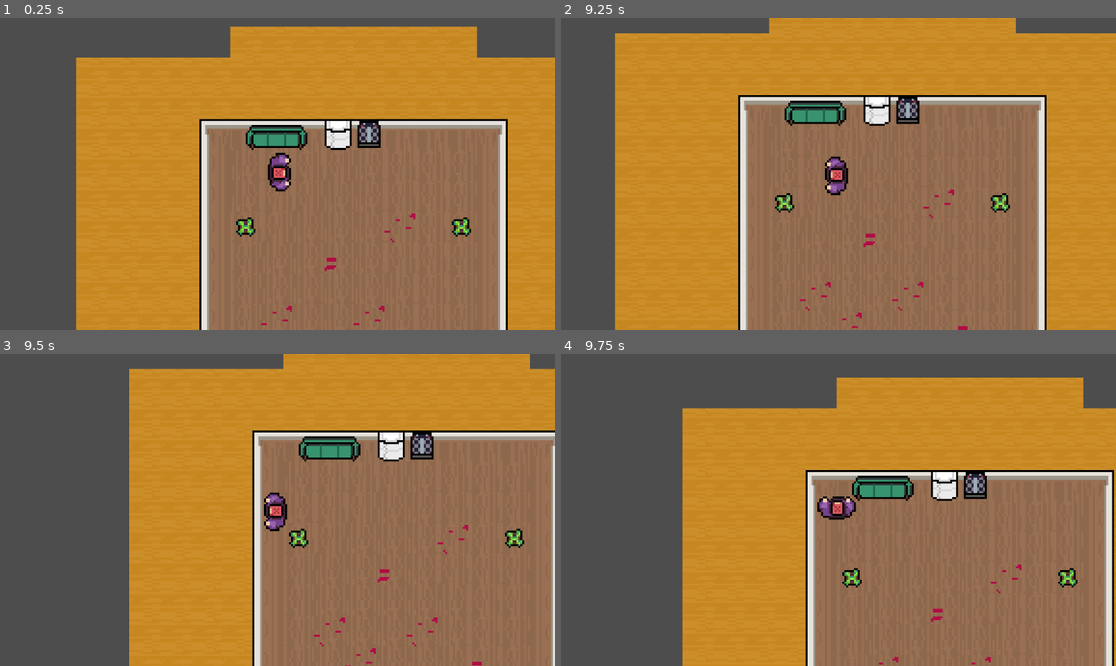
Above: before the commit, frames 1-4 (two rows, left to right).
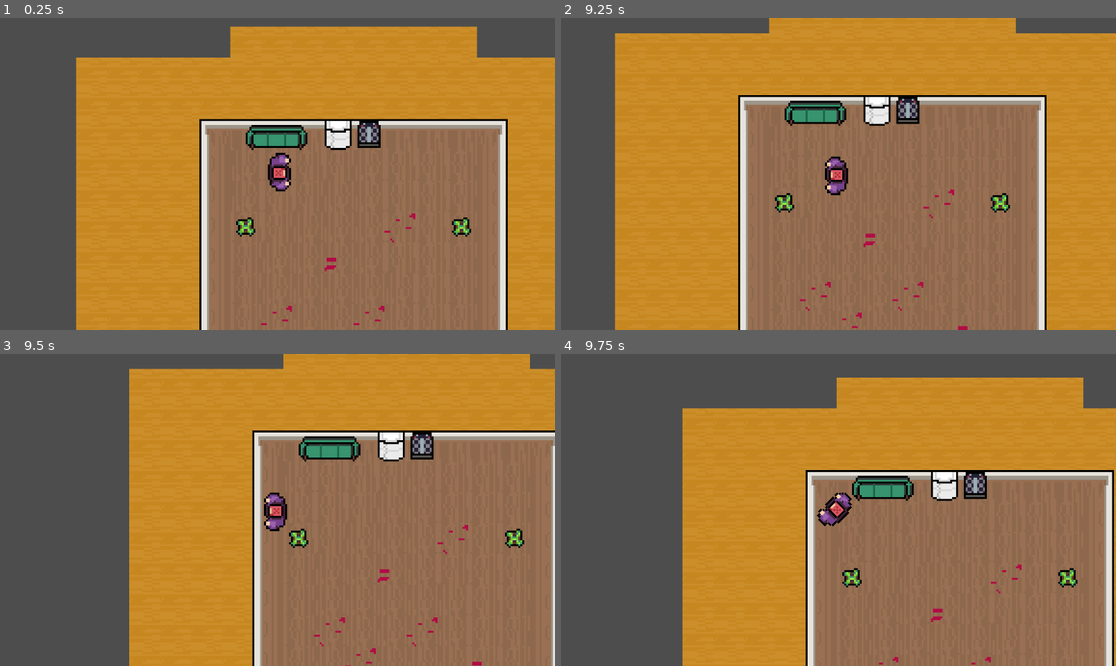
Above: after the commit, the same moments.

Repository: Techno857/Goons
Game: Godot game, scene res://World/world.tscn
Same seed, same stepped clock (60 frames per second), same inputs: the game is played once before the commit and once after it.
Inputs:
- Up to frame 1 (0.25 s): no input
- Up to frame 2 (9.25 s): tap Enter at 0.5, 2.75, 4.25 s; hold Right (ui_right) 0.53-1.28 s; hold Down (ui_down) 1.28-2.03 s; tap Space at 2, 3.5, 5 s; hold Right (ui_right) 2.03-2.78 s; hold Up (ui_up) 2.78-3.53 s; hold Left (ui_left) 3.53-5.03 s; hold Down (ui_down) 5.03-5.78 s; hold Right (ui_right) 5.78-6.53 s; hold Up (ui_up) 6.53-7.28 s; hold Right (ui_right) 7.28-8.03 s; hold Down (ui_down) 8.03-8.78 s; hold Left (ui_left) from 8.78 s (still down)
- Up to frame 3 (9.5 s): keep holding Left (ui_left)
- Up to frame 4 (9.75 s): release Left (ui_left) at 9.53 s; hold Up (ui_up) from 9.53 s (still down)

Frames 1-3 are identical in both runs. In frame 4, 0.4% of the frame differs, in the area x 46-54%, y 44-56%.

Commit message:
Functioning doors

Diff:
--- a/Goon/goon.gd
+++ b/Goon/goon.gd
@@ -32,3 +32,7 @@
 	handleInput()
 	move_and_slide()
 	updateAnimation()
+
+func _on_hurt_box_area_entered(area):
+	if area.has_method("openDoor") && area.doorClosed:
+		area.openDoor()
--- a/Goon/goon.tscn
+++ b/Goon/goon.tscn
@@ -271,11 +271,14 @@
 radius = 7.0
 height = 22.0
 
+[sub_resource type="CapsuleShape2D" id="CapsuleShape2D_536x8"]
+radius = 8.0
+height = 22.0
+
 [node name="Goon" type="CharacterBody2D"]
 texture_filter = 1
 rotation = 1.5708
 script = ExtResource("1_k2qhm")
-speed = null
 
 [node name="Sprite2D" type="Sprite2D" parent="."]
 texture = ExtResource("2_swr1l")
@@ -289,3 +292,11 @@
 [node name="CollisionShape2D" type="CollisionShape2D" parent="."]
 position = Vector2(0.999996, -1)
 shape = SubResource("CapsuleShape2D_ys4p4")
+
+[node name="hurtBox" type="Area2D" parent="."]
+position = Vector2(0.999996, -1)
+
+[node name="DoorCollider" type="CollisionShape2D" parent="hurtBox"]
+shape = SubResource("CapsuleShape2D_536x8")
+
+[connection signal="area_entered" from="hurtBox" to="." method="_on_hurt_box_area_entered"]
--- a/World/frontdoor.gd
+++ b/World/frontdoor.gd
@@ -1,6 +1,8 @@
 extends Area2D
 
-@onready var tilemap = $"TileMap"
+@onready var tilemap = $"../TileMap"
+@onready var doorClosed = true
 
 func openDoor():
-	tilemap.set_layer_enabled(3, false)
+	doorClosed = false
+	tilemap.set_layer_enabled(2, false)
--- a/World/world.tscn
+++ b/World/world.tscn
@@ -1301,7 +1301,7 @@
 sources/13 = SubResource("TileSetAtlasSource_rtrso")
 
 [sub_resource type="RectangleShape2D" id="RectangleShape2D_8pwcb"]
-size = Vector2(29, 36)
+size = Vector2(24, 7)
 
 [node name="World" type="Node2D"]
 
@@ -1326,15 +1326,15 @@
 layer_2/z_index = 0
 layer_2/tile_data = PackedInt32Array(589827, 10, 196608, 589826, 10, 131072)
 
-[node name="Door" type="Area2D" parent="TileMap"]
-script = ExtResource("10_pftlj")
-
-[node name="CollisionShape2D" type="CollisionShape2D" parent="TileMap/Door"]
-position = Vector2(49.5, 155)
-shape = SubResource("RectangleShape2D_8pwcb")
-
 [node name="Goon" parent="." instance=ExtResource("2_spt0g")]
 position = Vector2(40.5619, 28.5619)
 
 [node name="Camera2D" type="Camera2D" parent="Goon"]
 zoom = Vector2(4, 4)
+
+[node name="Door" type="Area2D" parent="."]
+script = ExtResource("10_pftlj")
+
+[node name="CollisionShape2D" type="CollisionShape2D" parent="Door"]
+position = Vector2(48, 157.5)
+shape = SubResource("RectangleShape2D_8pwcb")
Not shown: 1 places in Goon/goon.tscn that only renumber resources
